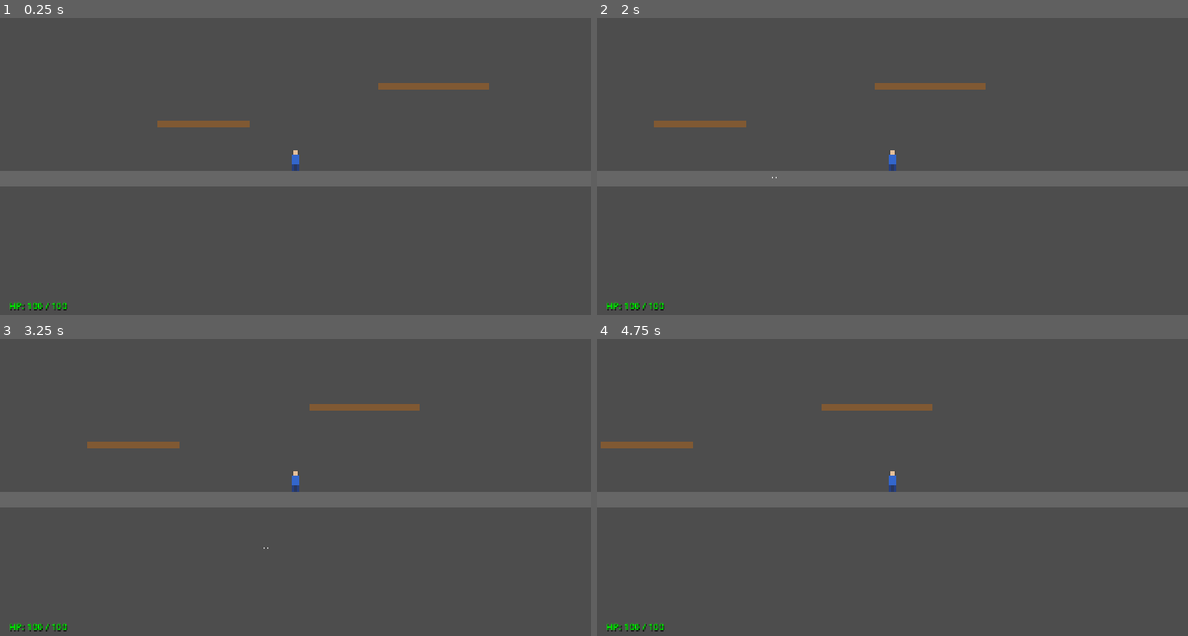
Above: before the commit, frames 1-4 (two rows, left to right).
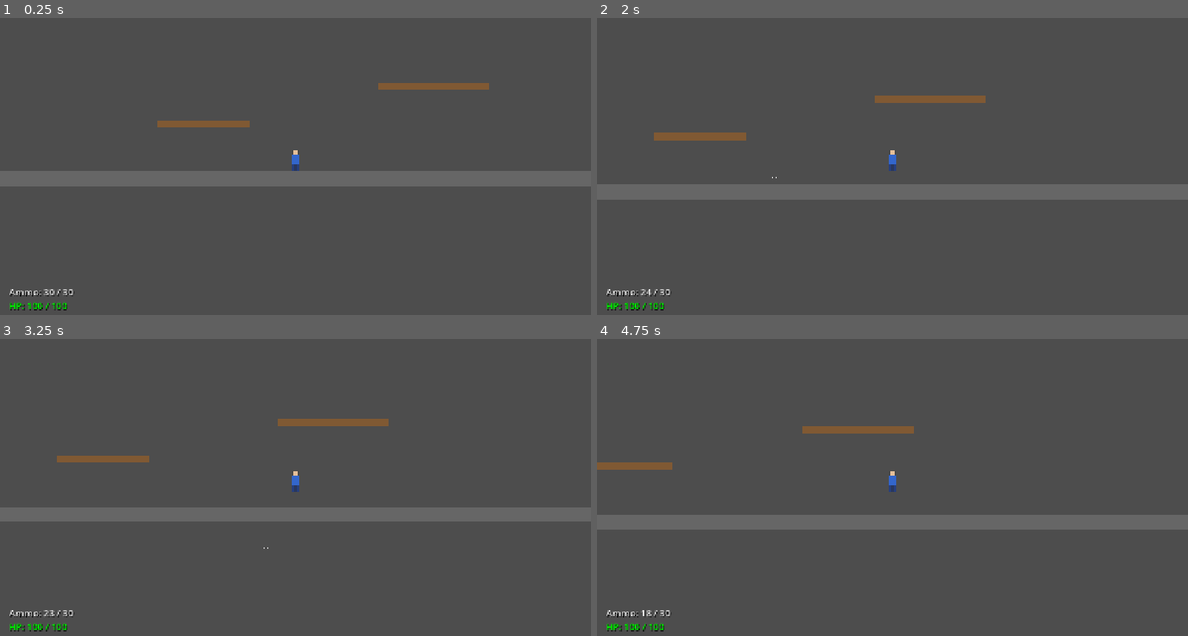
Above: after the commit, the same moments.

Repository: kfiggins/tadlos
Game: Godot game, scene res://scenes/GameWorld.tscn
Two runs of this game, one before a commit and one after it. Both use one fixed random seed, a clock stepped at 60 frames per second and the inputs below. This scene is started directly instead of the project's main scene.
Inputs (mouse positions are in pixels of both pictures, inside the frame that each line leads up to):
- Up to frame 1 (0.25 s): no input
- Up to frame 2 (2 s): tap Enter at 0.5 s; move the mouse to (1022, 142) at 0.52 s; press the mouse at (1022, 142) at 0.53 s; hold D (move_right) from 0.53 s (still down); tap Ctrl (dive) at 0.6 s; tap Space (jump) at 0.77, 1.07, 1.52, 1.55, 1.82 s; move the mouse to (774, 178) at 1.27 s; release the mouse at (774, 178) at 1.28 s; click (774, 178) at 1.35 s
- Up to frame 3 (3.25 s): move the mouse to (354, 407) at 2.02 s; release D (move_right) at 2.03 s; hold A (move_left) 2.03-2.78 s; tap Space (jump) at 2.1, 3.02 s; tap Ctrl (dive) at 2.3, 2.85 s; move the mouse to (265, 546) at 2.77 s; hold D (move_right) from 2.78 s (still down); click (265, 546) at 3.05 s
- Up to frame 4 (4.75 s): tap Space (jump) at 3.32, 3.77, 3.8, 4.07, 4.52 s; move the mouse to (1069, 532) at 3.52 s; press the mouse at (1069, 532) at 3.53 s; move the mouse to (715, 431) at 4.27 s; release D (move_right) at 4.28 s; release the mouse at (715, 431) at 4.28 s; hold A (move_left) from 4.28 s (still down); tap Shift (jetpack) at 4.35 s; tap Ctrl (dive) at 4.55 s

The runs differ from the first frame. In frame 1, 0.1% of the frame differs, in the area x 1-13%, y 91-94%; in frame 2, 11%; in frame 3, 12%; in frame 4, 12%, in the area x 0-100%, y 21-94%.

Commit message:
Phase 4 post-fixes: cosmetic bullets, auto-reload, ammo HUD, gameplay polish
- Client-side cosmetic bullets for instant visual feedback
- Auto-reload when magazine empties (2s reload timer)
- Ammo/reload HUD display
- Bullet tracer visual (yellow-white line)
- Jump/dive input buffering for edge-triggered inputs
- Jetpack force tuning (-1500)

Co-Authored-By: Claude Opus 4.6 <noreply@anthropic.com>

Diff:
--- a/scripts/player/HUD.gd
+++ b/scripts/player/HUD.gd
@@ -1,9 +1,10 @@
 extends CanvasLayer
 
-## Simple HUD showing crosshair and HP display.
+## Simple HUD showing crosshair, HP, and ammo display.
 ## Created by the local player's NetworkedPlayer.
 
 var _hp_label: Label = null
+var _ammo_label: Label = null
 var _crosshair: Control = null
 
 
@@ -11,6 +12,7 @@
 	layer = 10
 	_create_crosshair()
 	_create_hp_label()
+	_create_ammo_label()
 	Input.set_mouse_mode(Input.MOUSE_MODE_HIDDEN)
 
 
@@ -34,6 +36,19 @@
 			_hp_label.add_theme_color_override("font_color", Color.YELLOW)
 		else:
 			_hp_label.add_theme_color_override("font_color", Color.RED)
+
+
+func update_ammo(current_ammo: int, max_ammo: int, is_reloading: bool) -> void:
+	if _ammo_label != null:
+		if is_reloading:
+			_ammo_label.text = "RELOADING..."
+			_ammo_label.add_theme_color_override("font_color", Color.YELLOW)
+		else:
+			_ammo_label.text = "Ammo: %d / %d" % [current_ammo, max_ammo]
+			if current_ammo > 0:
+				_ammo_label.add_theme_color_override("font_color", Color.WHITE)
+			else:
+				_ammo_label.add_theme_color_override("font_color", Color.RED)
 
 
 func _create_crosshair() -> void:
@@ -69,3 +84,15 @@
 	_hp_label.add_theme_font_size_override("font_size", 20)
 	_hp_label.text = "HP: 100 / 100"
 	add_child(_hp_label)
+
+
+func _create_ammo_label() -> void:
+	_ammo_label = Label.new()
+	_ammo_label.position = Vector2(20, 630)
+	_ammo_label.add_theme_color_override("font_color", Color.WHITE)
+	_ammo_label.add_theme_color_override("font_shadow_color", Color.BLACK)
+	_ammo_label.add_theme_constant_override("shadow_offset_x", 1)
+	_ammo_label.add_theme_constant_override("shadow_offset_y", 1)
+	_ammo_label.add_theme_font_size_override("font_size", 20)
+	_ammo_label.text = "Ammo: 30 / 30"
+	add_child(_ammo_label)
--- a/scripts/player/MovementTuning.gd
+++ b/scripts/player/MovementTuning.gd
@@ -9,7 +9,7 @@
 const GRAVITY := 980.0
 const GROUND_FRICTION := 0.85
 const AIR_FRICTION := 0.95
-const JETPACK_FORCE := -600.0
+const JETPACK_FORCE := -1500.0
 const JETPACK_MAX_FUEL := 100.0
 const JETPACK_BURN_RATE := 50.0
 const JETPACK_RECHARGE_RATE := 25.0
--- a/scripts/player/NetworkedPlayer.gd
+++ b/scripts/player/NetworkedPlayer.gd
@@ -26,6 +26,10 @@
 var _last_processed_seq: int = 0
 var _tick_accumulator: float = 0.0
 
+# Buffer edge-triggered inputs so they survive between tick boundaries
+var _jump_buffered: bool = false
+var _dive_buffered: bool = false
+
 # Client-side prediction (local player on client only)
 var _prediction: ClientPrediction = null
 
@@ -89,9 +93,17 @@
 func _server_process(delta: float) -> void:
 	_weapon.process_cooldown(delta)
 
-	# Host's own player: sample input directly
+	# Host's own player: buffer edge-triggered inputs + sample
 	if is_multiplayer_authority():
+		if Input.is_action_just_pressed("jump"):
+			_jump_buffered = true
+		if Input.is_action_just_pressed("dive"):
+			_dive_buffered = true
 		_last_input = _sample_input()
+		if _jump_buffered:
+			_last_input.jump = true
+		if _dive_buffered:
+			_last_input.dive = true
 
 	# Fixed tick simulation
 	var tick_delta := 1.0 / NetConstants.TICK_RATE
@@ -101,6 +113,10 @@
 		_simulate_tick(tick_delta)
 		_server_tick += 1
 		_broadcast_state()
+		# Clear buffers after the first tick consumes them
+		if is_multiplayer_authority():
+			_jump_buffered = false
+			_dive_buffered = false
 
 	# Host fire handling (after tick sim so position is current)
 	if is_multiplayer_authority() and health.is_alive():
@@ -109,7 +125,7 @@
 			var origin := global_position + WeaponRifle.get_muzzle_offset(aim_angle)
 			_spawn_bullet(origin, WeaponRifle.get_aim_direction(aim_angle))
 
-	# Push debug data for host's own player
+	# Push debug data and HUD for host's own player
 	if is_multiplayer_authority():
 		Debug.set_overlay_data({
 			"velocity": velocity,
@@ -117,6 +133,8 @@
 			"fuel": fuel,
 			"hp": health.current_hp,
 		})
+		if _hud != null:
+			_hud.update_ammo(_weapon.current_ammo, _weapon.config.max_ammo, _weapon.reloading)
 
 
 func _simulate_tick(tick_delta: float) -> void:
@@ -135,6 +153,12 @@
 func _client_local_process(delta: float) -> void:
 	_weapon.process_cooldown(delta)
 
+	# Buffer edge-triggered inputs before the tick loop
+	if Input.is_action_just_pressed("jump"):
+		_jump_buffered = true
+	if Input.is_action_just_pressed("dive"):
+		_dive_buffered = true
+
 	# Fixed tick prediction matching server tick rate
 	var tick_delta := 1.0 / NetConstants.TICK_RATE
 	_tick_accumulator += delta
@@ -142,6 +166,12 @@
 		_tick_accumulator -= tick_delta
 
 		var input := _sample_input()
+		if _jump_buffered:
+			input.jump = true
+		if _dive_buffered:
+			input.dive = true
+		_jump_buffered = false
+		_dive_buffered = false
 		_input_seq += 1
 
 		# Predict locally using shared movement function
@@ -183,14 +213,18 @@
 				"dir_x": direction.x,
 				"dir_y": direction.y,
 			})
-
-	# Debug overlay
+			# Spawn cosmetic bullet locally for instant visual feedback
+			_spawn_cosmetic_bullet(origin, direction)
+
+	# Debug overlay + HUD ammo
 	Debug.set_overlay_data({
 		"velocity": velocity,
 		"grounded": is_on_floor(),
 		"fuel": fuel,
 		"hp": _display_hp,
 	})
+	if _hud != null:
+		_hud.update_ammo(_weapon.current_ammo, _weapon.config.max_ammo, _weapon.reloading)
 
 
 func _client_remote_process(delta: float) -> void:
@@ -276,6 +310,20 @@
 		"dir_x": direction.x,
 		"dir_y": direction.y,
 	})
+
+
+## Spawn a visual-only bullet on the client. No hit signals connected.
+func _spawn_cosmetic_bullet(origin: Vector2, direction: Vector2) -> void:
+	var bullets_node := get_node_or_null("../../Bullets")
+	if bullets_node == null:
+		return
+	var bullet := _bullet_scene.instantiate()
+	bullet.position = origin
+	bullet.speed_vec = direction.normalized() * _weapon.config.bullet_speed
+	bullet.owner_peer_id = int(str(name))
+	bullet.gravity = _weapon.config.bullet_gravity
+	bullets_node.add_child(bullet)
+	bullet.add_collision_exception_with(self)
 
 
 func _on_bullet_hit_player(victim_node: CharacterBody2D, hit_position: Vector2) -> void:
@@ -326,11 +374,15 @@
 
 ## Server → Clients: fire event for cosmetic effects.
 @rpc("any_peer", "unreliable")
-func _on_fire_event(_data: Dictionary) -> void:
+func _on_fire_event(data: Dictionary) -> void:
 	if multiplayer.is_server():
 		return
-	# Cosmetic: could spawn muzzle flash / tracer here
-	pass
+	# Local player already spawned their own cosmetic bullet instantly
+	if is_multiplayer_authority():
+		return
+	var origin := Vector2(data.get("origin_x", 0.0), data.get("origin_y", 0.0))
+	var direction := Vector2(data.get("dir_x", 0.0), data.get("dir_y", 0.0))
+	_spawn_cosmetic_bullet(origin, direction)
 
 
 ## Server → Clients: hit event for cosmetic effects.
--- a/scripts/player/PlayerController.gd
+++ b/scripts/player/PlayerController.gd
@@ -9,12 +9,24 @@
 var _facing_right: bool = true
 var _tick_accumulator: float = 0.0
 
+# Buffer edge-triggered inputs so they survive between tick boundaries.
+# is_action_just_pressed fires for one frame, but the 30Hz tick loop may
+# not run that frame — buffering prevents lost jumps/dives.
+var _jump_buffered: bool = false
+var _dive_buffered: bool = false
+
 
 func _ready() -> void:
 	_create_placeholder_sprite()
 
 
 func _physics_process(delta: float) -> void:
+	# Buffer edge-triggered inputs before the tick loop
+	if Input.is_action_just_pressed("jump"):
+		_jump_buffered = true
+	if Input.is_action_just_pressed("dive"):
+		_dive_buffered = true
+
 	# Use same fixed tick rate as NetworkedPlayer for consistent movement
 	var tick_delta := 1.0 / NetConstants.TICK_RATE
 	_tick_accumulator += delta
@@ -22,6 +34,11 @@
 		_tick_accumulator -= tick_delta
 
 		var input := sample_input()
+		# Merge buffered edge-triggers into the input
+		if _jump_buffered:
+			input.jump = true
+		if _dive_buffered:
+			input.dive = true
 		var state := _build_state()
 		var result := calculate_velocity(state, input, tick_delta)
 
@@ -29,6 +46,9 @@
 		fuel = result.fuel
 		move_and_slide()
 		_update_facing(input.aim_angle)
+		# Clear buffers after the first tick consumes them
+		_jump_buffered = false
+		_dive_buffered = false
 
 	# Push data to debug overlay
 	Debug.set_overlay_data({
--- a/scripts/projectiles/ProjectileBullet.gd
+++ b/scripts/projectiles/ProjectileBullet.gd
@@ -14,10 +14,21 @@
 var _tick_accumulator: float = 0.0
 var _dead := false
 
+const TRACER_LENGTH := 12.0
+const TRACER_COLOR := Color(1.0, 0.9, 0.3)  # Yellow-white
+
 ## Emitted when the bullet hits a player.
 signal hit_player(victim_node: CharacterBody2D, hit_position: Vector2)
 ## Emitted when the bullet hits world geometry.
 signal hit_world(hit_position: Vector2)
+
+
+func _draw() -> void:
+	if speed_vec.length_squared() < 1.0:
+		return
+	var dir := speed_vec.normalized()
+	draw_line(Vector2.ZERO, -dir * TRACER_LENGTH, TRACER_COLOR, 2.0)
+	draw_circle(Vector2.ZERO, 2.0, TRACER_COLOR)
 
 
 func _physics_process(delta: float) -> void:
@@ -45,6 +56,7 @@
 	# Move and check collision
 	var motion := speed_vec * tick_delta
 	var collision := move_and_collide(motion)
+	queue_redraw()
 	if collision == null:
 		return
 
--- a/scripts/weapons/WeaponRifle.gd
+++ b/scripts/weapons/WeaponRifle.gd
@@ -1,7 +1,7 @@
 class_name WeaponRifle
 extends RefCounted
 
-## Rifle weapon with fire rate cooldown and ammo tracking.
+## Rifle weapon with fire rate cooldown, ammo tracking, and auto-reload.
 ## Pure logic class — no scene dependencies for testability.
 ## Server tracks authoritative cooldown; client tracks local prediction cooldown.
 
@@ -9,6 +9,8 @@
 
 var cooldown_timer: float = 0.0
 var current_ammo: int = 0
+var reloading: bool = false
+var reload_timer: float = 0.0
 
 
 func _init(weapon_config: WeaponConfig = null) -> void:
@@ -20,7 +22,7 @@
 
 
 func can_fire() -> bool:
-	return cooldown_timer <= 0.0 and current_ammo > 0
+	return cooldown_timer <= 0.0 and current_ammo > 0 and not reloading
 
 
 func fire() -> bool:
@@ -28,7 +30,16 @@
 		return false
 	cooldown_timer = config.fire_rate
 	current_ammo -= 1
+	if current_ammo <= 0:
+		start_reload()
 	return true
+
+
+func start_reload() -> void:
+	if reloading or current_ammo >= config.max_ammo:
+		return
+	reloading = true
+	reload_timer = config.reload_time
 
 
 func process_cooldown(delta: float) -> void:
@@ -36,6 +47,12 @@
 		cooldown_timer -= delta
 		if cooldown_timer < 0.0:
 			cooldown_timer = 0.0
+	if reloading:
+		reload_timer -= delta
+		if reload_timer <= 0.0:
+			reload_timer = 0.0
+			reloading = false
+			current_ammo = config.max_ammo
 
 
 ## Distance from player center to muzzle origin.
--- a/tests/test_weapon_cooldown.gd
+++ b/tests/test_weapon_cooldown.gd
@@ -12,6 +12,9 @@
 	_test_empty_ammo_blocks_fire()
 	_test_fire_count_matches_expected()
 	_test_config_values_apply()
+	_test_auto_reload_starts_on_empty()
+	_test_reload_blocks_fire()
+	_test_reload_completes_and_refills()
 	_test_health_take_damage()
 	_test_health_death_at_zero()
 	_test_health_no_damage_when_dead()
@@ -87,6 +90,49 @@
 	Assert.assert_eq(weapon.config.bullet_speed, 800.0, "Custom bullet_speed applied")
 
 
+# --- Reload tests ---
+
+func _test_auto_reload_starts_on_empty() -> void:
+	var config := WeaponConfig.new()
+	config.max_ammo = 1
+	var weapon := WeaponRifle.new(config)
+	weapon.fire()
+	Assert.assert_eq(weapon.current_ammo, 0, "Ammo is 0 after firing last round")
+	Assert.assert_true(weapon.reloading, "Auto-reload started when magazine emptied")
+
+
+func _test_reload_blocks_fire() -> void:
+	var config := WeaponConfig.new()
+	config.max_ammo = 1
+	config.reload_time = 2.0
+	var weapon := WeaponRifle.new(config)
+	weapon.fire()
+	weapon.process_cooldown(0.16)  # Clear fire cooldown
+	Assert.assert_false(weapon.can_fire(), "Cannot fire while reloading")
+	Assert.assert_false(weapon.fire(), "Fire returns false while reloading")
+
+
+func _test_reload_completes_and_refills() -> void:
+	var config := WeaponConfig.new()
+	config.max_ammo = 30
+	config.reload_time = 2.0
+	var weapon := WeaponRifle.new(config)
+	# Empty the magazine
+	for i in range(30):
+		weapon.process_cooldown(0.16)
+		weapon.fire()
+	Assert.assert_true(weapon.reloading, "Reloading after emptying magazine")
+	Assert.assert_eq(weapon.current_ammo, 0, "Ammo is 0 during reload")
+	# Partially advance reload
+	weapon.process_cooldown(1.0)
+	Assert.assert_true(weapon.reloading, "Still reloading at 1s of 2s")
+	# Complete reload
+	weapon.process_cooldown(1.1)
+	Assert.assert_false(weapon.reloading, "Reload complete after 2+ seconds")
+	Assert.assert_eq(weapon.current_ammo, 30, "Ammo refilled to max after reload")
+	Assert.assert_true(weapon.can_fire(), "Can fire after reload completes")
+
+
 # --- Health tests (included here since they're pure logic) ---
 
 func _test_health_take_damage() -> void:
